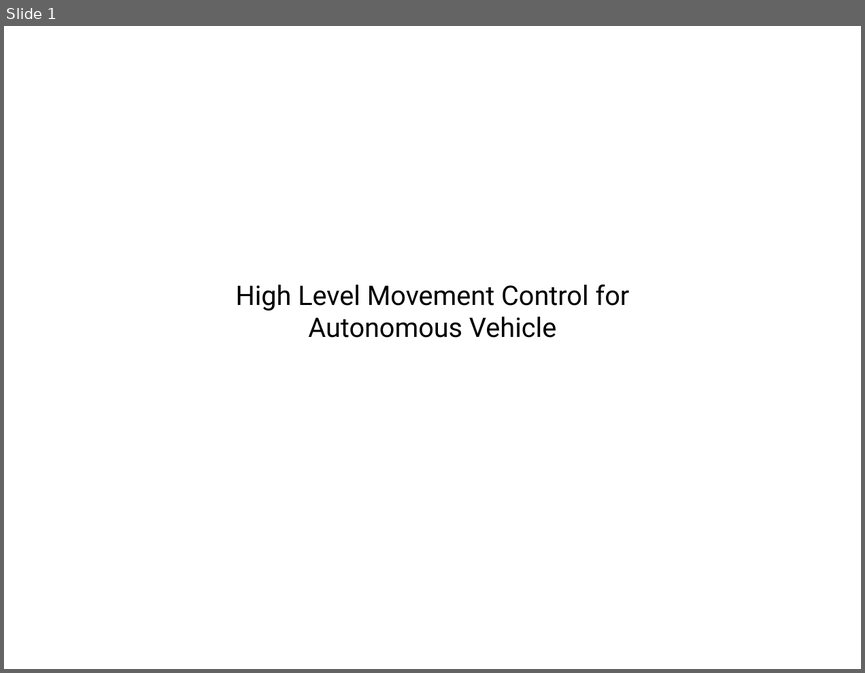
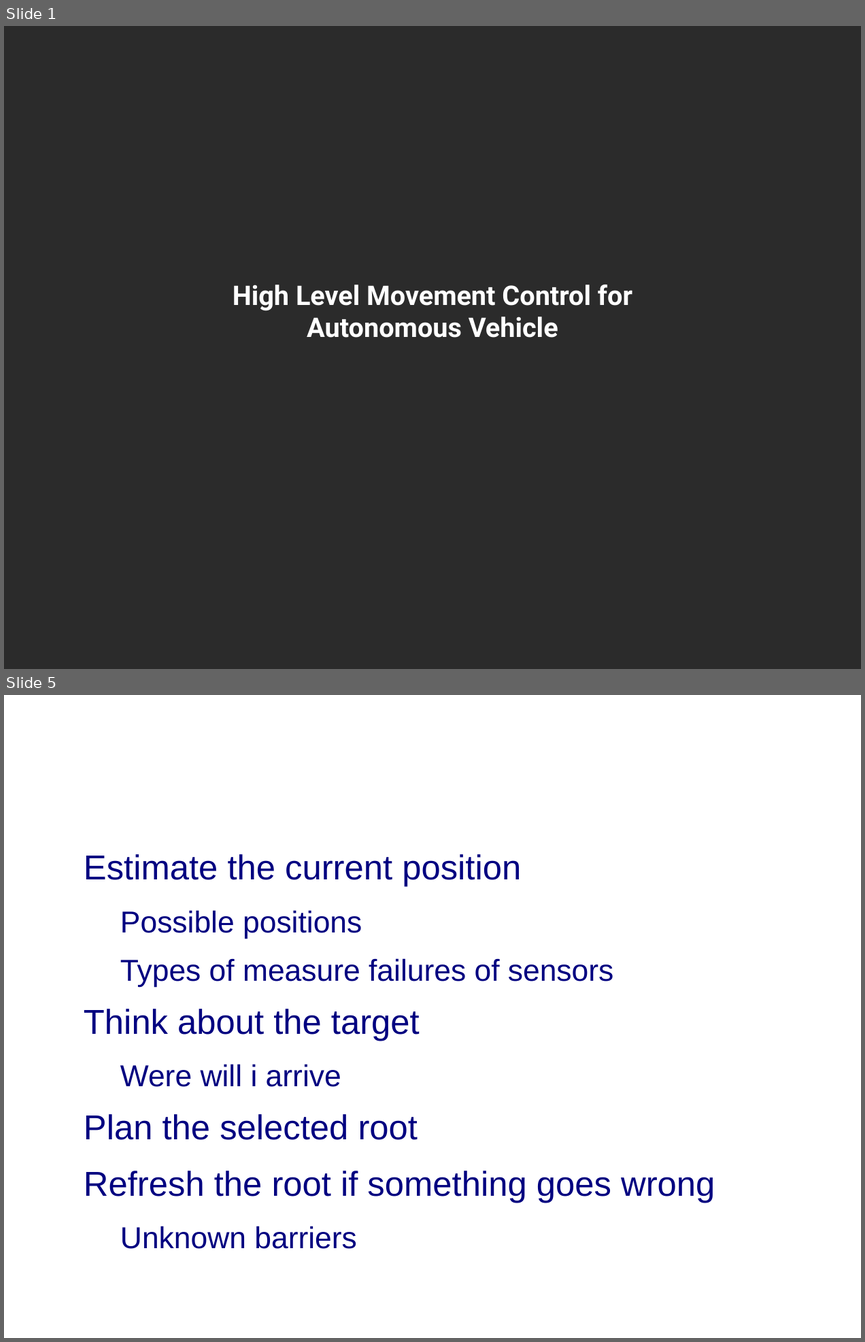
Before and after one commit to MrPerfekt/Car, a slide deck: doc/documents/Presentation/Presentation.odp. Shown one above the other, each under a label of ours: slide 1 before the commit, slides 1 and 5 after it; the slides between them are not shown. The pictures are 865x673 and 865x1342 pixels, drawn with LibreOffice and Linux fonts; fonts in the diff are those of the drawing; background and template pictures are left out; a plain dark background stands for a picture behind light text. Boxes give left, top, right and bottom in pixels: in the first picture for what was removed or moved away, otherwise in the second. Text is boxed around its words. In the diff, an @@ line names an element or a change of style, - is before the commit and + after.

```diff
--- a/doc/documents/Presentation/Presentation.odp
+++ b/doc/documents/Presentation/Presentation.odp
@@ slide 5 added at (x1=4, y1=695, x2=861, y2=1338), background picture (left out) @@
@@ title added at (x1=47, y1=721, x2=818, y2=828), 44 pt, text #FFFFFF, bold @@
+Duties
@@ text added at (x1=84, y1=854, x2=715, y2=1249), 32 pt, text #000080 @@
+● Estimate the current position
+  − Possible positions
+  − Types of measure failures of sensors
+● Think about the target
+  − Were will i arrive
+● Plan the selected root
+● Refresh the root if something goes wrong
+  − Unknown barriers
@@ slide 1 changed as well @@
@@ background #FFFFFF to picture (left out) @@
@@ title "High Level Movement Control for ..." at (x1=232, y1=284, x2=632, y2=337): text colour #000000 to #FFFFFF, bold on @@
```
Also in this commit, not shown: 19 other slides added, 2 other files.
